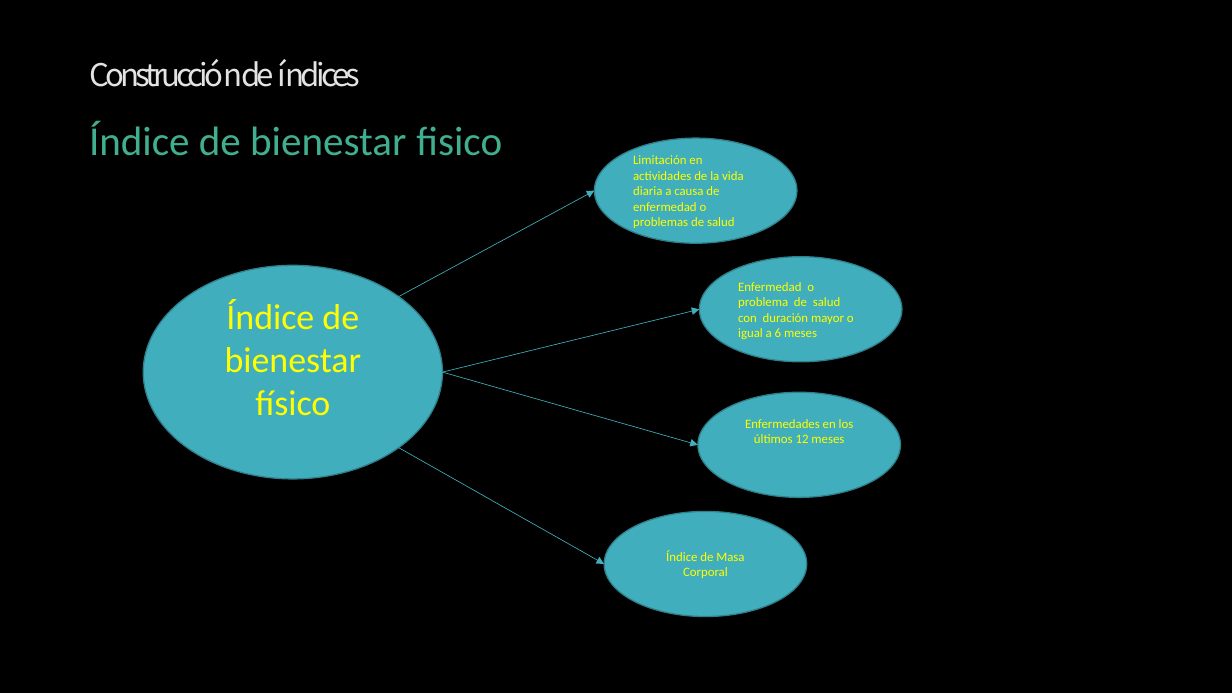
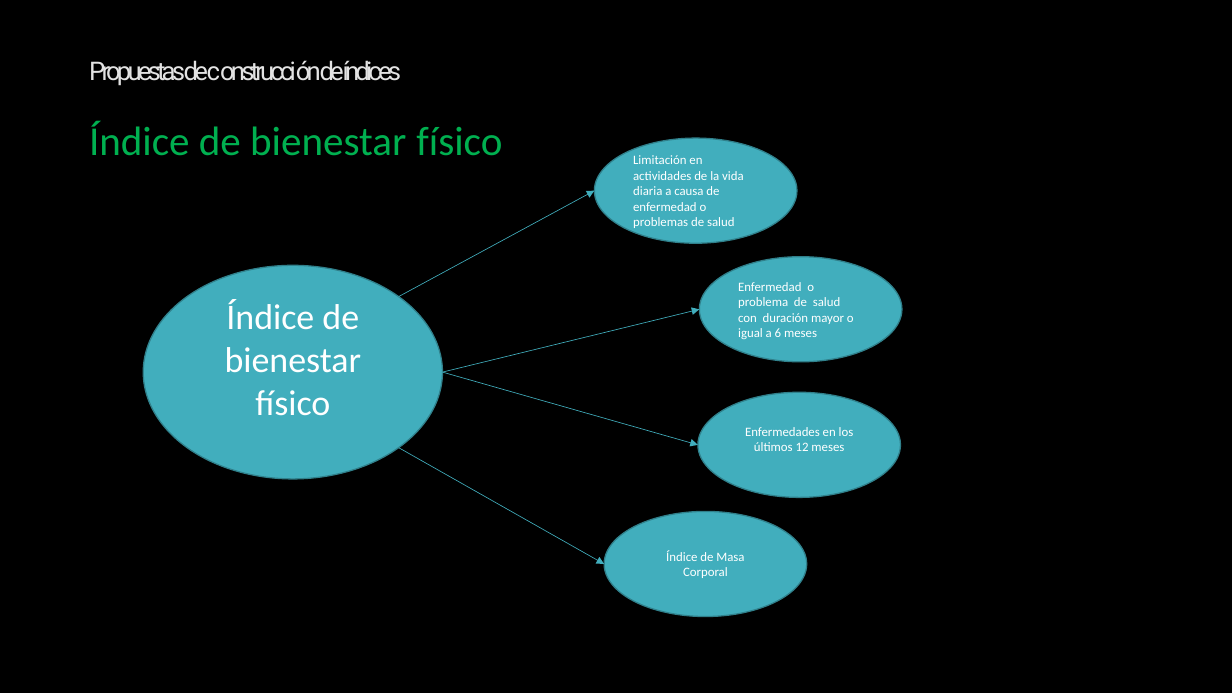
Before and after one commit to Sud-Austral/ds_indices, a slide deck: slide 27 of indices.pptx. Drawn at 1232x693 pixels with LibreOffice and Linux fonts; fonts in the diff are those of the drawing; background and template pictures are left out. Boxes give left, top, right and bottom in pixels: in the first picture for what was removed or moved away, otherwise in the second. Text is boxed around its words. In the diff, an @@ line names an element or a change of style, - is before the commit and + after.

```diff
--- a/indices.pptx
+++ b/indices.pptx
@@ text at [89,60,402,86]: text changed; size 24.3 to 20 pt; font Noto Sans CJK KR to Roboto @@
-Construcción de índices
+Propuestas de construcción de índices
@@ text at [89,121,502,156]: text changed; text colour #41AE8F to #00B050 @@
-Índice de bienestar fisico
+Índice de bienestar físico
@@ text colour #FFFF00 to #FFFFFF in 5 elements at [143,265,443,479], [700,257,902,362], [594,138,797,243], [698,393,900,498], [604,512,807,617] @@
```
Also in this commit, not shown: 33 other slides changed, 1 slide added, 1 slide removed.
